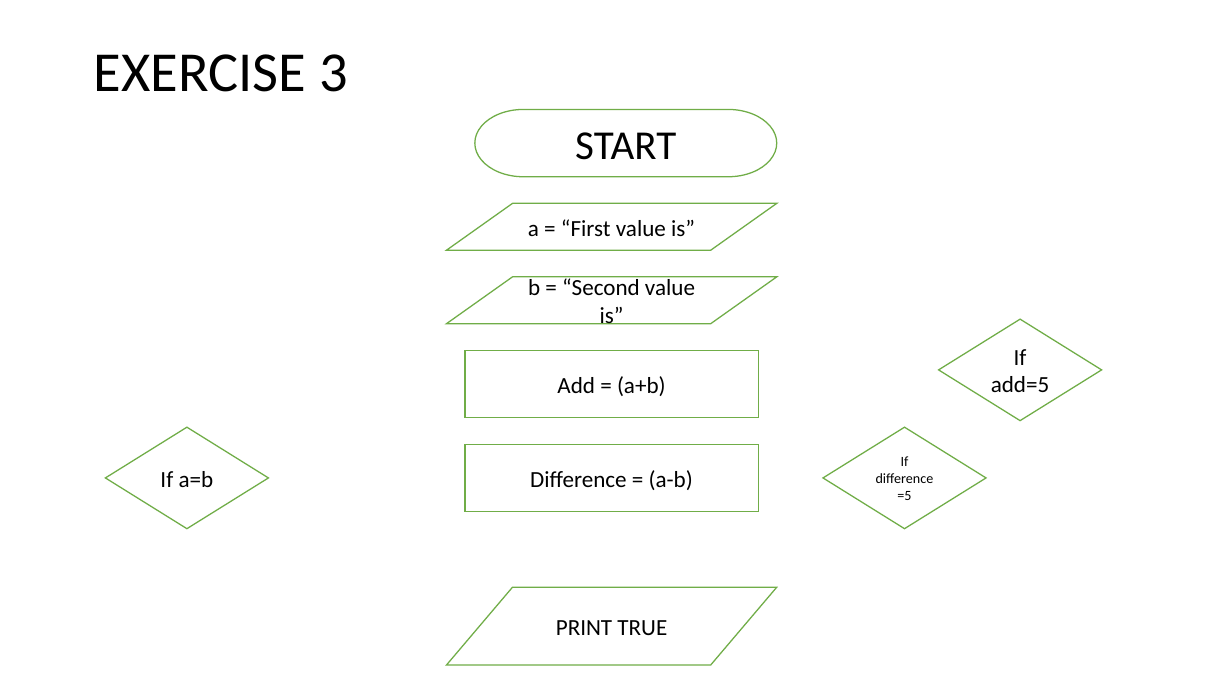
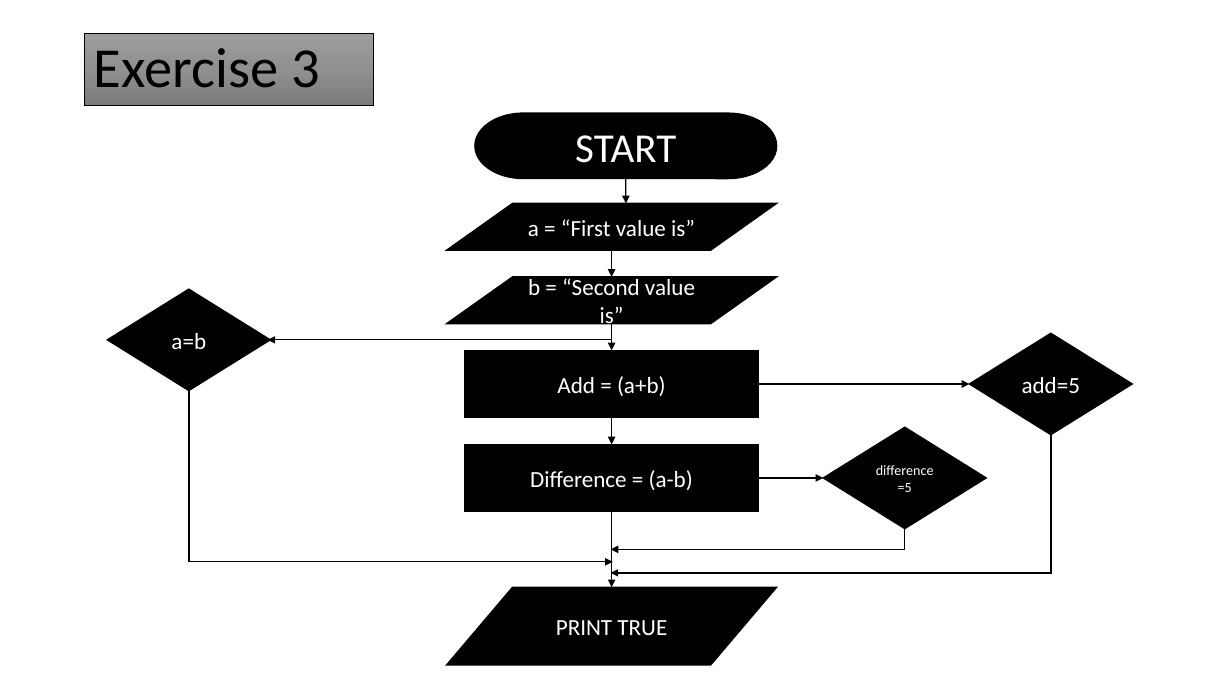
Before and after one commit to Solexi/frontend_course, a slide deck: slide 4 of Sophia's Flowchart.pptx. Drawn at 1232x693 pixels with LibreOffice and Linux fonts; fonts in the diff are those of the drawing. Boxes give left, top, right and bottom in pixels: in the first picture for what was removed or moved away, otherwise in the second. Text is boxed around its words. In the diff, an @@ line names an element or a change of style, - is before the commit and + after.

```diff
--- a/Sophia's Flowchart.pptx
+++ b/Sophia's Flowchart.pptx
@@ title "Exercise 3": place and size @@
-title "Exercise 3" at (94,54,348,92)
+title "Exercise 3" at (85,33,373,105)
@@ title "Exercise 3" at (85,33,373,105): fill none to gradient #9D9D9D to #909090 to #7C7C7C; outline none to #000000 0.5 pt @@
@@ title at (94,48,320,88): text changed @@
-EXERCISE 3
+Exercise 3
@@ text colour #000000 to #FFFFFF; fill #FFFFFF to #000000; outline #70AD47 1 pt to #000000 1 pt in 6 elements at (446,203,776,250), (446,277,776,324), (465,350,758,418), (465,445,758,512), (446,587,776,665), (475,113,777,178) @@
@@ pill shape "START": place and size @@
-pill shape "START" at (475,109,777,177)
+pill shape "START" at (475,113,777,178)
@@ arrow added from (626, 178) to (626, 203), #000000 1 pt @@
@@ arrow added from (612, 250) to (612, 277), #000000 1 pt @@
@@ fill #FFFFFF to #000000; outline #70AD47 1 pt to #000000 1 pt in 3 elements at (823,427,986,529), (970,334,1132,435), (107,289,270,391) @@
@@ diamond "a=b": place and size @@
-diamond "a=b" at (105,427,268,529)
+diamond "a=b" at (107,289,270,391)
@@ arrow added from (612, 323) to (612, 350), #000000 1 pt @@
@@ text in diamond at (171,333,206,349): text changed; text colour #000000 to #FFFFFF @@
-If a=b
+a=b
@@ arrow added from (612, 340) to (268, 340), #000000 1 pt @@
@@ diamond "add=5": place and size @@
-diamond "add=5" at (939,319,1102,421)
+diamond "add=5" at (970,334,1132,435)
@@ arrow added from (759, 384) to (970, 384), #000000 1 pt @@
@@ text in diamond at (1022,377,1080,393): text changed; text colour #000000 to #FFFFFF @@
-If add=5
+add=5
@@ elbow arrow added from (189, 391) to (613, 562), #000000 1 pt @@
@@ arrow added from (612, 418) to (612, 445), #000000 1 pt @@
@@ elbow arrow added from (1051, 435) to (611, 573), #000000 1 pt @@
@@ arrow added from (759, 478) to (823, 478), #000000 1 pt @@
@@ text in diamond at (876,465,934,492): text changed; text colour #000000 to #FFFFFF @@
-If difference =5
+difference =5
@@ elbow arrow added from (905, 529) to (611, 550), #000000 1 pt @@
@@ arrow added from (612, 512) to (612, 587), #000000 1 pt @@
```
Also in this commit, not shown: 3 other slides changed.
